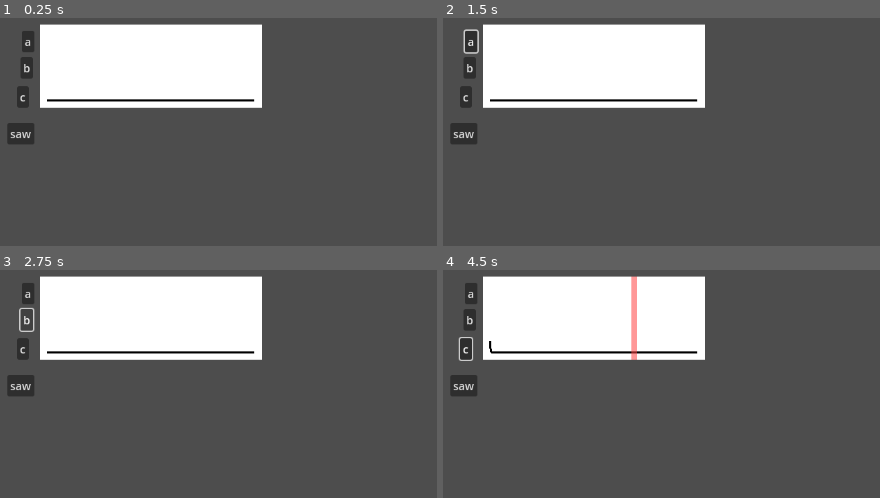
Above: before the commit, frames 1-4 (two rows, left to right).
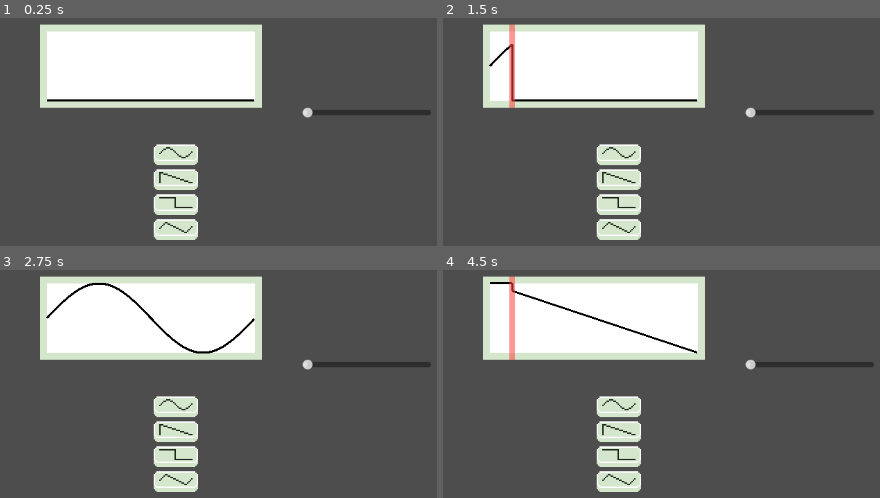
Above: after the commit, the same moments.

Repository: bellicapelli0/OTS-01
Game: Godot game, scene res://scenes/write_thing.tscn
The game is run twice, just before and just after one commit, with the same random seed, the same clock (stepped at 60 frames per second) and the same inputs.
Inputs (mouse positions are in pixels of both pictures, inside the frame that each line leads up to):
- Up to frame 1 (0.25 s): no input
- Up to frame 2 (1.5 s): click (469, 40) at 0.5 s, where only the run before the commit has a clickable "a"; click (617, 154) at 1.27 s
- Up to frame 3 (2.75 s): click (26, 320) at 2 s, where only the run before the commit has a clickable "b"
- Up to frame 4 (4.5 s): click (617, 431) at 2.77 s; click (464, 349) at 3.5 s, where only the run before the commit has a clickable "c"; click (617, 456) at 4.27 s

The runs differ from the first frame. In frame 1, 9.7% of the frame differs, in the area x 1-99%, y 3-98%; in frame 2, 10%; in frame 3, 11%; in frame 4, 11%, in the area x 1-99%, y 2-98%.

Commit message:
changes

Diff:
--- a/scenes/write_thing.tscn
+++ b/scenes/write_thing.tscn
@@ -1,11 +1,20 @@
-[gd_scene load_steps=3 format=3 uid="uid://cq0eo3pk8nqoc"]
+[gd_scene load_steps=11 format=3 uid="uid://cq0eo3pk8nqoc"]
 
 [ext_resource type="Script" path="res://scripts/WriteThing.gd" id="1_uf1ao"]
+[ext_resource type="Texture2D" uid="uid://c3shnbmthgqq2" path="res://textures/sin.png" id="2_tvkac"]
+[ext_resource type="Texture2D" uid="uid://dw08y32fu7n7j" path="res://textures/sin-pressed.png" id="3_uf50g"]
+[ext_resource type="Texture2D" uid="uid://h6wj5vvcf7r6" path="res://textures/saw.png" id="4_5tawg"]
+[ext_resource type="Texture2D" uid="uid://bwjju4rsmoqgg" path="res://textures/saw-pressed.png" id="5_43u28"]
+[ext_resource type="Texture2D" uid="uid://bmkhejw6gj2fm" path="res://textures/sqr.png" id="6_glyjw"]
+[ext_resource type="Texture2D" uid="uid://ey0oox64snwv" path="res://textures/sqr-pressed.png" id="7_luik6"]
+[ext_resource type="Texture2D" uid="uid://cbt5an1xjeqyd" path="res://textures/tri.png" id="8_uswvd"]
+[ext_resource type="Texture2D" uid="uid://2udao23o64n4" path="res://textures/tri-pressed.png" id="9_b0twm"]
 
 [sub_resource type="AudioStreamGenerator" id="AudioStreamGenerator_j11ek"]
 mix_rate = 32000.0
 
 [node name="WriteThing" type="Node2D"]
+texture_filter = 1
 script = ExtResource("1_uf1ao")
 
 [node name="Line2D" type="Line2D" parent="."]
@@ -24,43 +33,68 @@
 [node name="Camera2D" type="Camera2D" parent="."]
 position = Vector2(246, 140)
 
-[node name="ColorRect" type="ColorRect" parent="."]
+[node name="WaveBG" type="ColorRect" parent="."]
 show_behind_parent = true
+offset_right = 300.0
+offset_bottom = 100.0
+
+[node name="WaveBG2" type="ColorRect" parent="WaveBG"]
+show_behind_parent = true
+layout_mode = 0
+offset_left = -14.0
+offset_top = -11.0
+offset_right = 42.0
+offset_bottom = 45.0
+color = Color(0.831373, 0.901961, 0.8, 1)
 
 [node name="AudioStreamPlayer" type="AudioStreamPlayer" parent="."]
 stream = SubResource("AudioStreamGenerator_j11ek")
 volume_db = -10.0
 max_polyphony = 5
 
-[node name="A" type="Button" parent="."]
-offset_left = -36.0
-offset_top = -1.0
-offset_right = -18.0
-offset_bottom = 30.0
-text = "a"
+[node name="VBoxContainer" type="VBoxContainer" parent="."]
+offset_left = 80.0
+offset_top = 163.0
+offset_right = 293.0
+offset_bottom = 306.0
 
-[node name="B" type="Button" parent="."]
-offset_left = -38.0
-offset_top = 37.0
-offset_right = -20.0
-offset_bottom = 68.0
-text = "b"
+[node name="SinButton" type="TextureButton" parent="VBoxContainer"]
+layout_mode = 2
+keep_pressed_outside = true
+texture_normal = ExtResource("2_tvkac")
+texture_pressed = ExtResource("3_uf50g")
+stretch_mode = 5
 
-[node name="C" type="Button" parent="."]
-offset_left = -43.0
-offset_top = 79.0
-offset_right = -26.0
-offset_bottom = 110.0
-text = "c"
+[node name="SawButton" type="TextureButton" parent="VBoxContainer"]
+layout_mode = 2
+size_flags_horizontal = 4
+texture_normal = ExtResource("4_5tawg")
+texture_pressed = ExtResource("5_43u28")
 
-[node name="saw" type="Button" parent="."]
-offset_left = -57.0
-offset_top = 132.0
-offset_right = -18.0
-offset_bottom = 163.0
-text = "saw"
+[node name="SqrButton" type="TextureButton" parent="VBoxContainer"]
+layout_mode = 2
+keep_pressed_outside = true
+texture_normal = ExtResource("6_glyjw")
+texture_pressed = ExtResource("7_luik6")
+stretch_mode = 5
 
-[connection signal="pressed" from="A" to="." method="_on_a_pressed"]
-[connection signal="pressed" from="B" to="." method="_on_b_pressed"]
-[connection signal="pressed" from="C" to="." method="_on_c_pressed"]
-[connection signal="pressed" from="saw" to="." method="_on_saw_pressed"]
+[node name="TriButton" type="TextureButton" parent="VBoxContainer"]
+layout_mode = 2
+keep_pressed_outside = true
+texture_normal = ExtResource("8_uswvd")
+texture_pressed = ExtResource("9_b0twm")
+stretch_mode = 5
+
+[node name="HSlider" type="HSlider" parent="."]
+offset_left = 368.0
+offset_top = 109.0
+offset_right = 554.0
+offset_bottom = 125.0
+min_value = 3.0
+max_value = 13.0
+value = 3.0
+
+[connection signal="pressed" from="VBoxContainer/SinButton" to="." method="_on_sin_button_pressed"]
+[connection signal="pressed" from="VBoxContainer/SawButton" to="." method="_on_saw_button_pressed"]
+[connection signal="pressed" from="VBoxContainer/SqrButton" to="." method="_on_sqr_button_pressed"]
+[connection signal="pressed" from="VBoxContainer/TriButton" to="." method="_on_tri_button_pressed"]
--- a/scripts/WriteThing.gd
+++ b/scripts/WriteThing.gd
@@ -23,15 +23,35 @@
 	$Line2D.position = Vector2(0, 0)
 	for x in width:
 		$Line2D.add_point(Vector2(x, height))
-	$ColorRect.size = Vector2(width+padding*2, height+padding*2)
-	$ColorRect.position = Vector2(-padding, -padding)
+	$WaveBG.size = Vector2(width, height)
+	$WaveBG/WaveBG2.size = Vector2(width+padding*2, height+padding*2)
+	$WaveBG.position = Vector2(0, 0)
+	$WaveBG/WaveBG2.position = Vector2(-padding, -padding)
 	$AnimationProgress.points[0] = Vector2(0, -padding)
 	$AnimationProgress.points[1] = Vector2(0, height+padding)
 	$AnimationProgress.position  = Vector2(0, 0)
 
 func _process(delta):
+	if animating:
+		prev_percentage = percentage
+		percentage+=delta*animation_speed
+		for i in range(int(prev_percentage*width), int(percentage*width)):
+			if i>= width:
+				animating = false
+				$AnimationProgress.hide()
+				break
+
+			$Line2D.points[i].y = desired_curve[i]
+			$AnimationProgress.position.x = i
+
+
+
 	if Input.is_action_pressed("LMB"):
 		var mouse_pos = get_local_mouse_position()
+		if mouse_pos.y < 0-padding or mouse_pos.y > height+padding:
+			last_mouse_pos = null
+			return
+
 		mouse_pos.y = clamp(mouse_pos.y, 0, height)
 
 		if mouse_pos.x >= 0 and mouse_pos.x < width:
@@ -59,17 +79,7 @@
 	else:
 		last_mouse_pos = null
 
-	if animating:
-		prev_percentage = percentage
-		percentage+=delta*animation_speed
-		for i in range(int(prev_percentage*width), int(percentage*width)):
-			if i>= width:
-				animating = false
-				$AnimationProgress.hide()
-				break
 
-			$Line2D.points[i].y = desired_curve[i]
-			$AnimationProgress.position.x = i
 
 func sound_wave(pulse_hz=440.0):
 	$AudioStreamPlayer.play()
@@ -106,23 +116,11 @@
 
 
 
-
-
-func _on_a_pressed():
-	sound_wave(440.0)
-
-func _on_b_pressed():
-	sound_wave(493.8833)
-
-func _on_c_pressed():
-#	sound_wave(523.2511)
-	desired_curve = _1D_convolution()
-	start_animation()
-
 func preset_saw():
 	desired_curve = []
 	for i in width:
 		desired_curve.append(height*(float(i)/width))
+	desired_curve[0] = height
 	start_animation()
 
 func preset_sqr():
@@ -168,5 +166,14 @@
 
 
 
-func _on_saw_pressed():
+func _on_sin_button_pressed():
 	preset_sin()
+
+func _on_saw_button_pressed():
+	preset_saw()
+
+func _on_sqr_button_pressed():
+	preset_sqr()
+
+func _on_tri_button_pressed():
+	preset_tri()
Binary file added: textures/saw-pressed.png
Not shown, added: textures/saw-pressed.png.import
Binary file added: textures/saw.png
Not shown, added: textures/saw.png.import
Binary file added: textures/sin-pressed.png
Not shown, added: textures/sin-pressed.png.import
Binary file added: textures/sin.png
Not shown, added: textures/sin.png.import
Binary file added: textures/sqr-pressed.png
Not shown, added: textures/sqr-pressed.png.import
Binary file added: textures/sqr.png
Not shown, added: textures/sqr.png.import
(and 4 more such lines)
